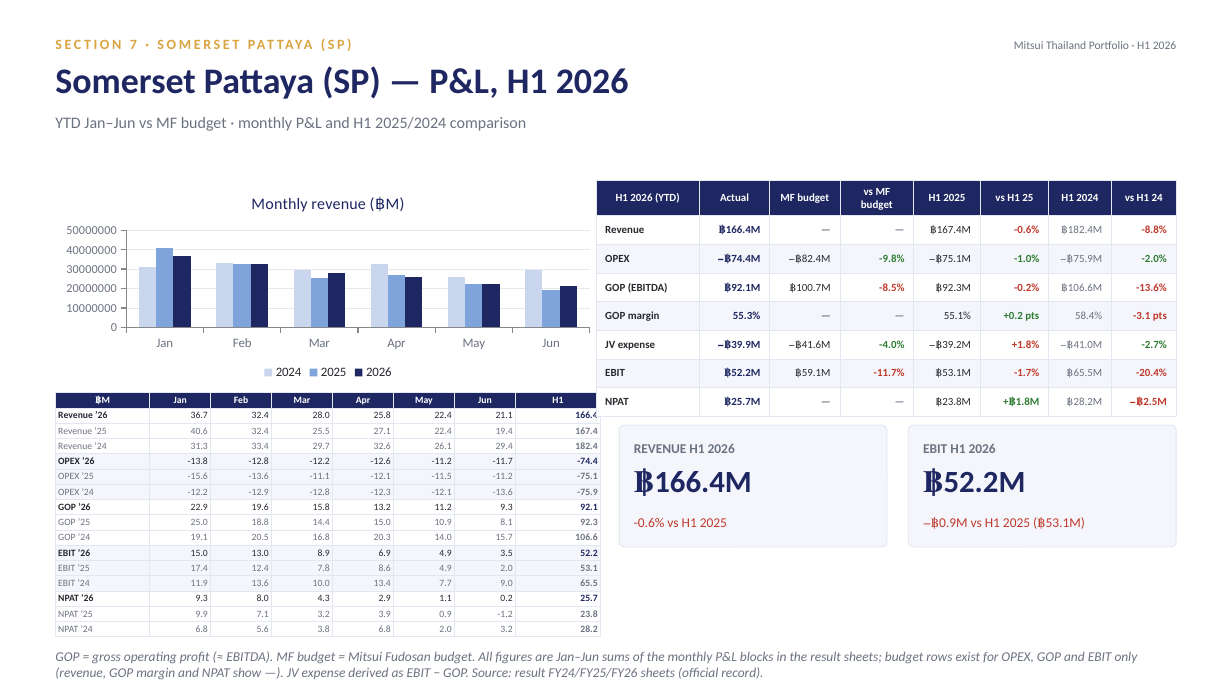
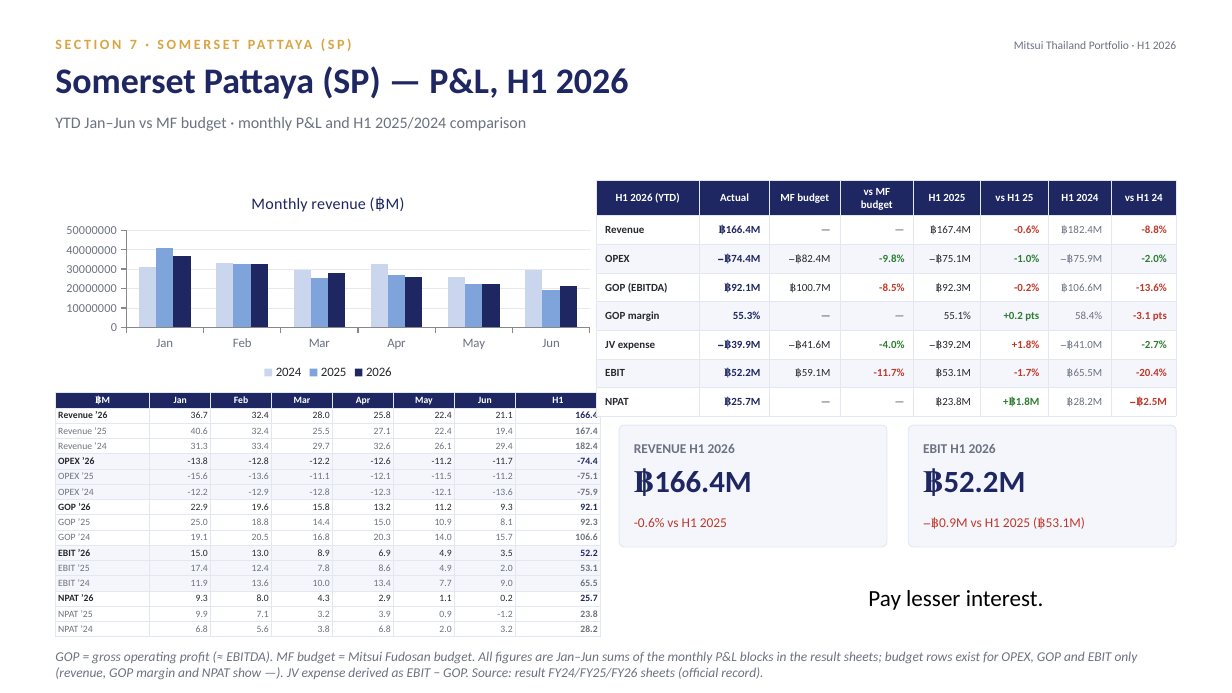
Before and after one commit to Chavin2543/mae-workspace, a slide deck: slide 50 of output/Portfolio_Performance_Report_H1-2026.pptx (slide 52 before the commit). Drawn at 1232x693 pixels with LibreOffice and Linux fonts; fonts in the diff are those of the drawing. Boxes give left, top, right and bottom in pixels: in the first picture for what was removed or moved away, otherwise in the second. Text is boxed around its words. In the diff, an @@ line names an element or a change of style, - is before the commit and + after.

```diff
--- a/output/Portfolio_Performance_Report_H1-2026.pptx
+++ b/output/Portfolio_Performance_Report_H1-2026.pptx
@@ text added at (868,590,1044,610), 18 pt, text #000000 @@
+Pay lesser interest.
```
Also in this commit, not shown: 17 other slides changed, 2 slides removed, 1 other file.
